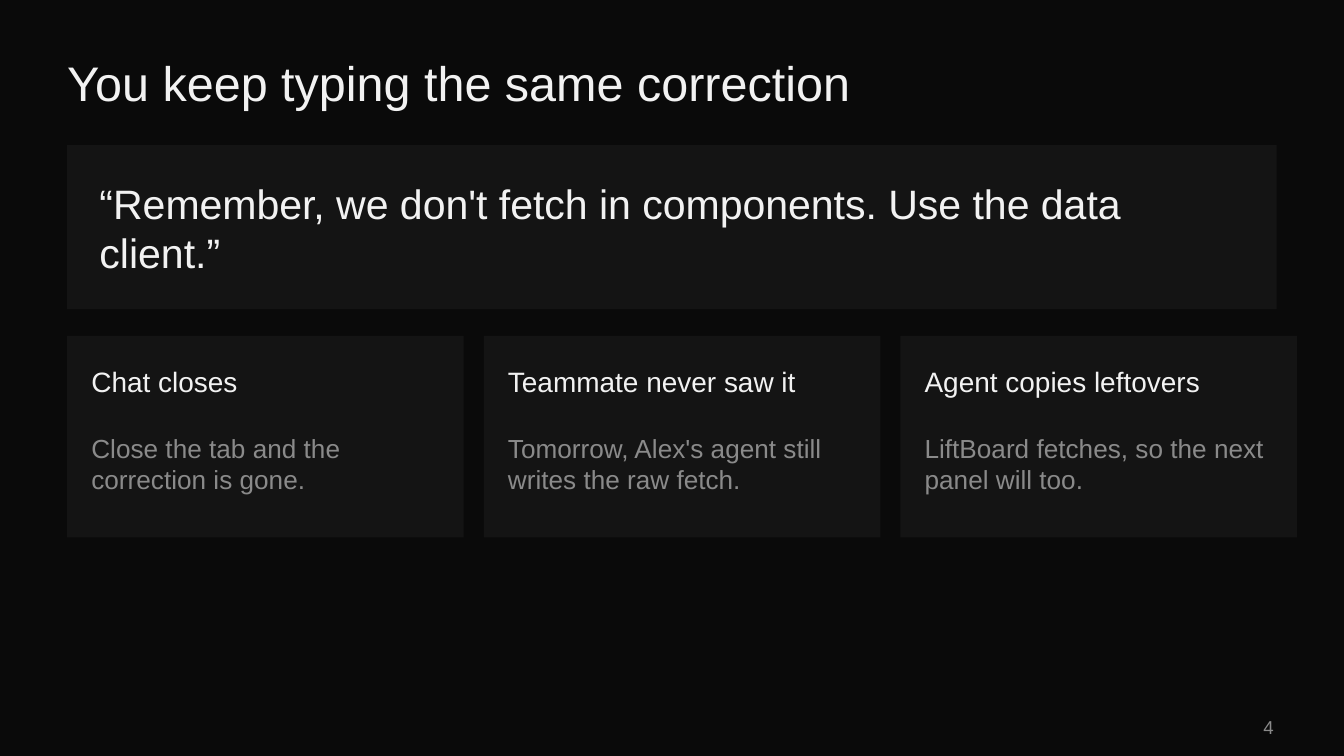
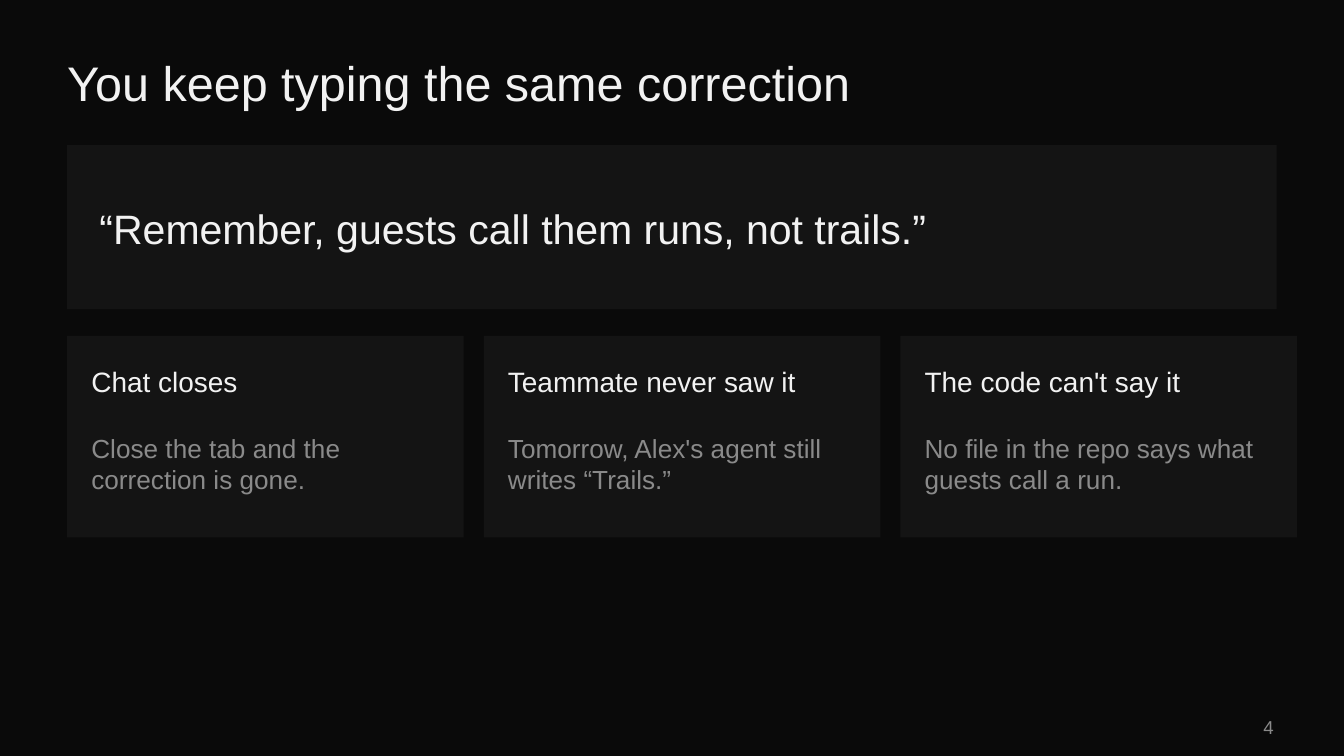
Before and after one commit to eveporcello/snowtooth-rules-teacher-guide, a slide deck: slide 4 of snowtooth-rules.pptx. Drawn at 1344x756 pixels with LibreOffice and Linux fonts; fonts in the diff are those of the drawing. Boxes give left, top, right and bottom in pixels: in the first picture for what was removed or moved away, otherwise in the second. Text is boxed around its words. In the diff, an @@ line names an element or a change of style, - is before the commit and + after.

```diff
--- a/snowtooth-rules.pptx
+++ b/snowtooth-rules.pptx
@@ text at bbox=[99, 214, 926, 252]: text changed @@
-“Remember, we don't fetch in components. Use the data client.”
+“Remember, guests call them runs, not trails.”
@@ text at bbox=[925, 371, 1180, 397]: text changed @@
-Agent copies leftovers
+The code can't say it
@@ text at bbox=[508, 439, 821, 489]: text changed @@
-Tomorrow, Alex's agent still writes the raw fetch.
+Tomorrow, Alex's agent still writes “Trails.”
@@ text at bbox=[925, 439, 1253, 495]: text changed @@
-LiftBoard fetches, so the next panel will too.
+No file in the repo says what guests call a run.
```
Also in this commit, not shown: 8 other slides changed, 4 other files.
